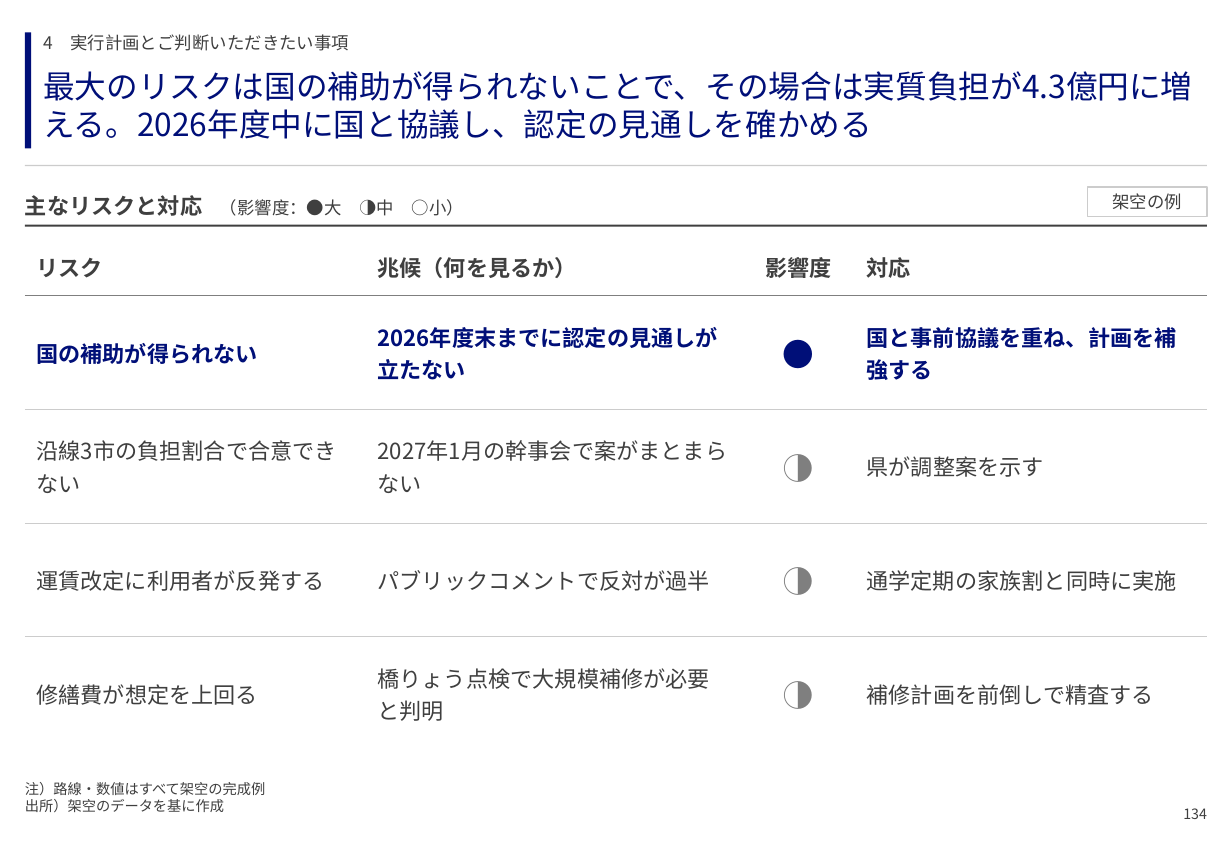
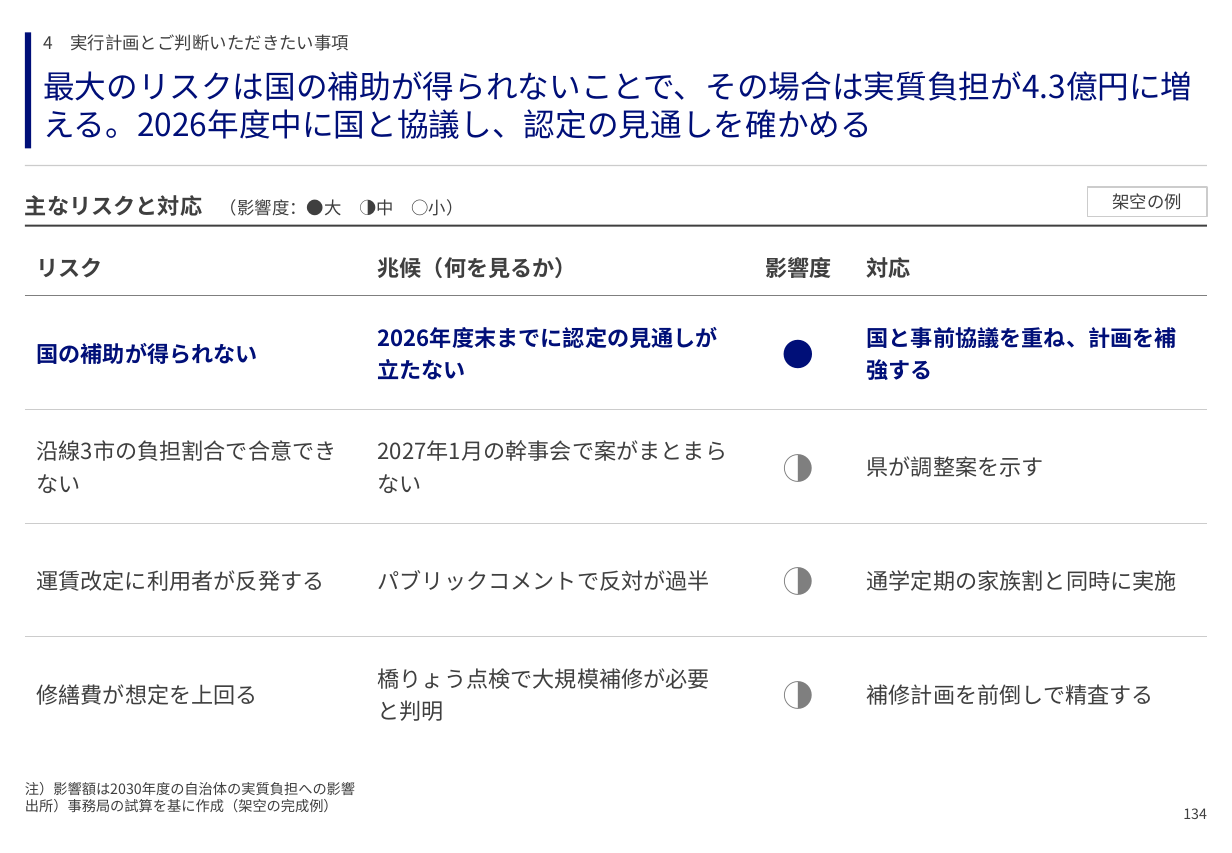
Before and after one commit to GontaHH/slide_builder, a slide deck: slide 136 of patterns/pattern-deck.pptx. Drawn at 1232x853 pixels with LibreOffice and Linux fonts; fonts in the diff are those of the drawing. Boxes give left, top, right and bottom in pixels: in the first picture for what was removed or moved away, otherwise in the second. Text is boxed around its words. In the diff, an @@ line names an element or a change of style, - is before the commit and + after.

```diff
--- a/patterns/pattern-deck.pptx
+++ b/patterns/pattern-deck.pptx
@@ text at box(25, 782, 355, 812): text changed @@
-注）路線・数値はすべて架空の完成例
-出所）架空のデータを基に作成
+注）影響額は2030年度の自治体の実質負担への影響
+出所）事務局の試算を基に作成（架空の完成例）
```
Also in this commit, not shown: 15 other slides changed, 1 other file.
